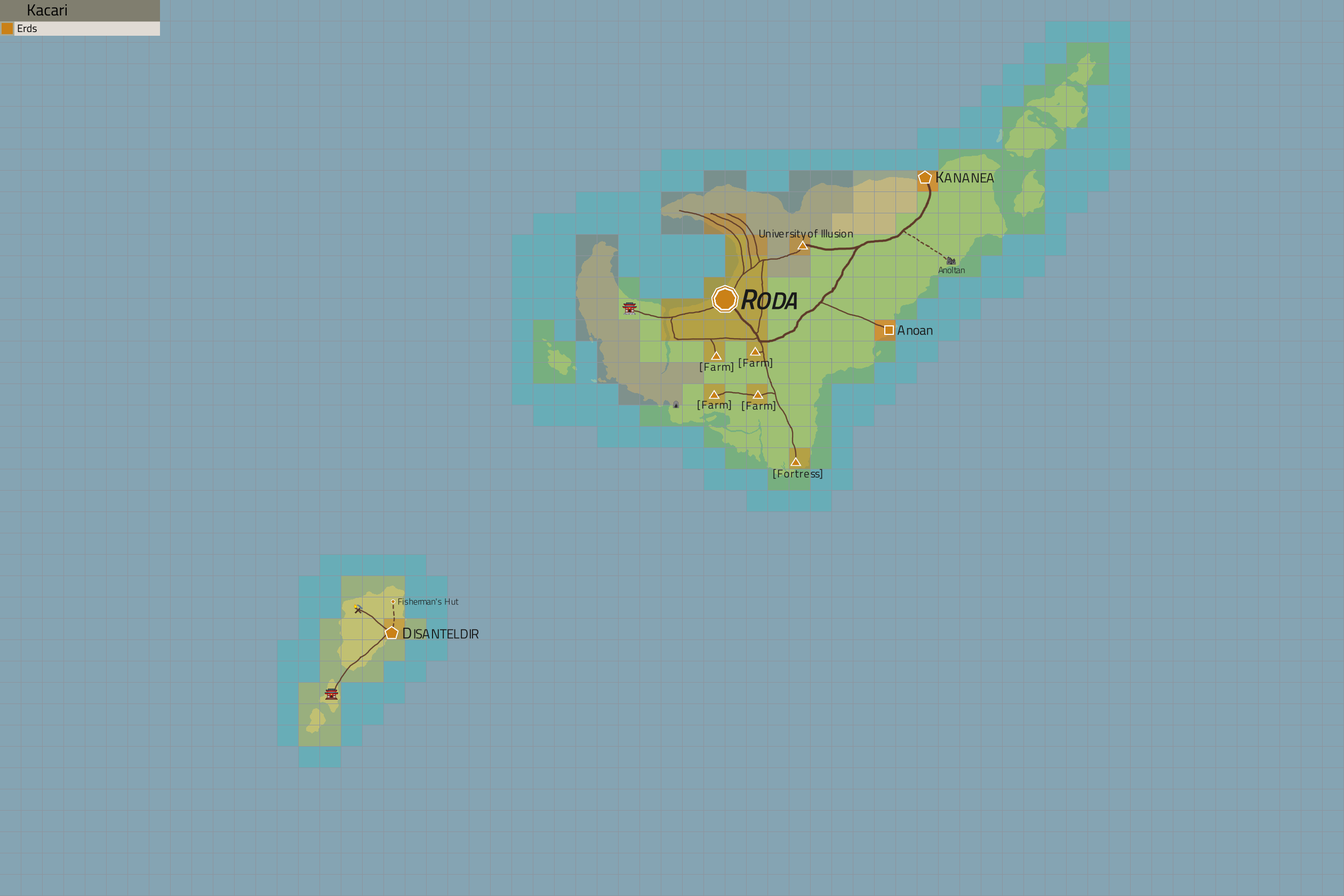
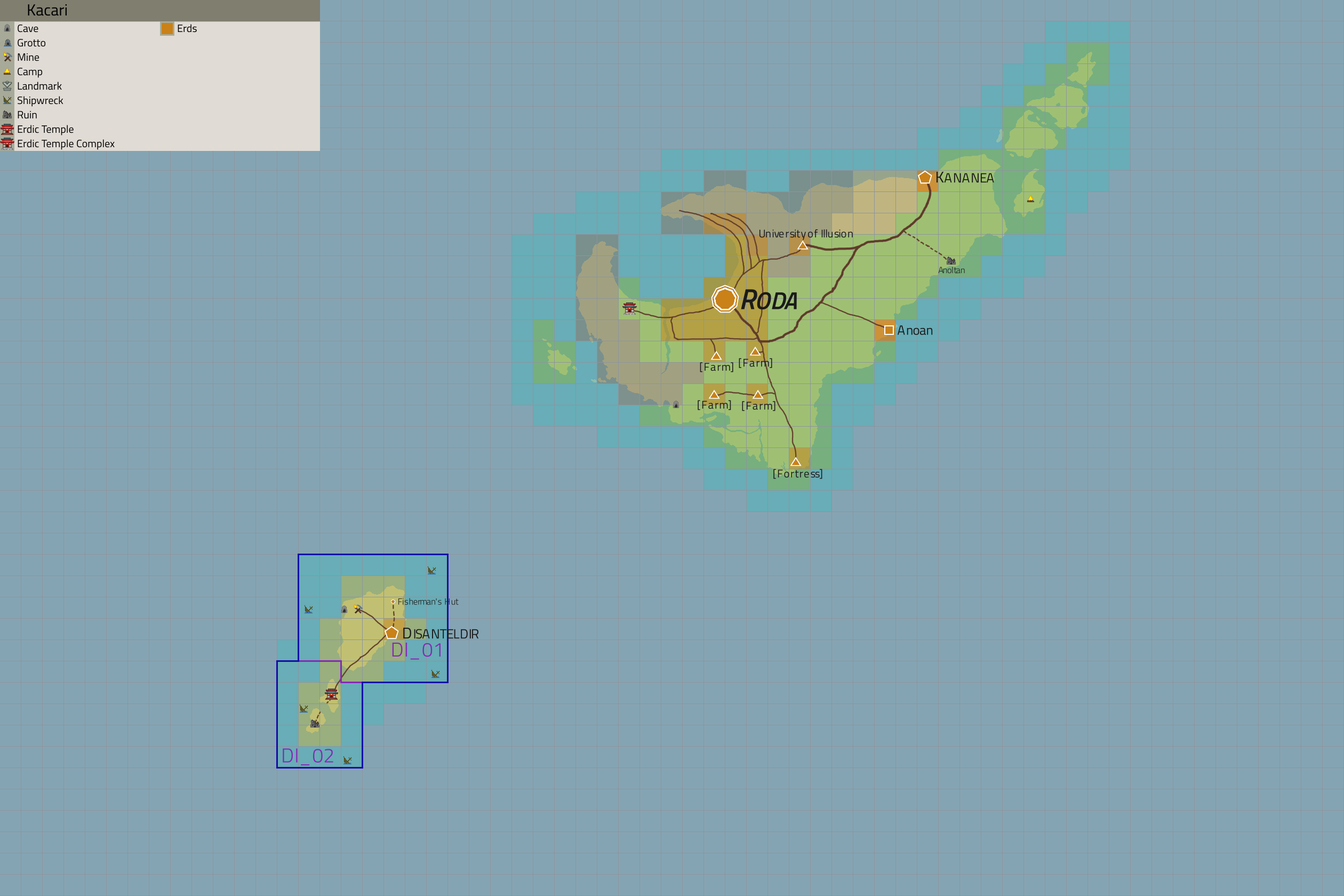
Layer changes from the first 1344x896 image to the second:
added group "Claim Map" with 5 layers above "PoIs" over [276, 553, 460, 769]
added layer "Releases" in group "Claim Map" over [276, 553, 460, 769]
added layer "Claims" in group "Claim Map" over [276, 553, 460, 769]
painted on "PoIs" over [276, 194, 1035, 769]
painted on "Settlements" over [324, 357, 772, 675]
painted on "[Temp] Roads" over [307, 357, 772, 751]
painted on "Legend" over [0, 0, 320, 151]
painted on "Factions" over [0, 0, 1092, 769]
painted on "Regions" over [0, 0, 1092, 769]
painted on "Grid" over [0, 0, 1092, 769]
painted on "Landmass" over [272, 34, 1092, 751]
painted on "Water" over [0, 0, 1092, 769]
